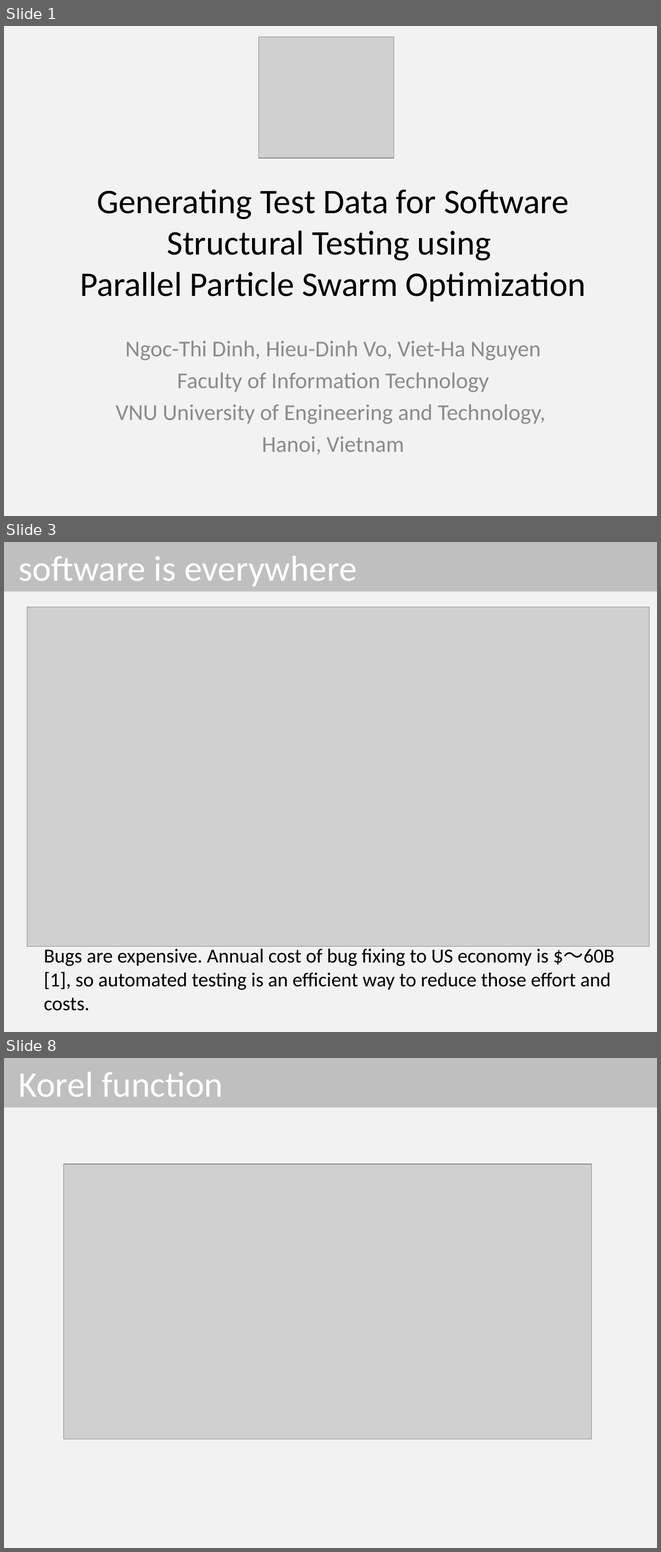
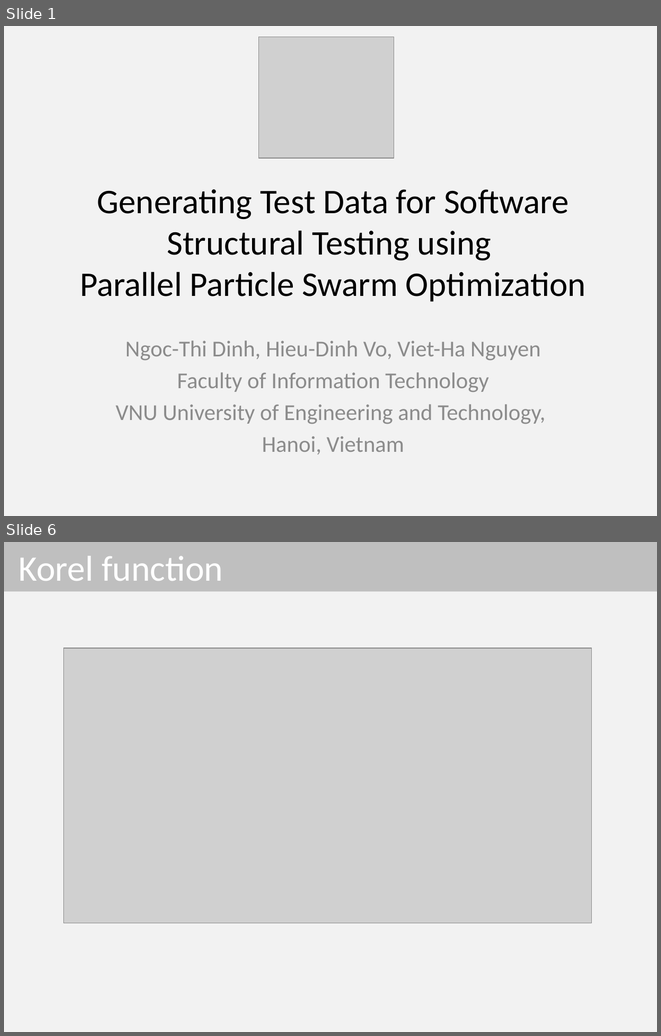
Before and after one commit to dinhngocthi/GAsource, a slide deck: CFT4CUnitSrc/src/report/PPSO_Presentation.pptx. Shown one above the other, each under a label of ours: slides 1, 3 and 8 before the commit, slides 1 and 6 after it; the slides between them are not shown. The pictures are 661x1552 and 661x1036 pixels, drawn with LibreOffice and Linux fonts; fonts in the diff are those of the drawing; grey boxes stand for pictures. Boxes give left, top, right and bottom in pixels: in the first picture for what was removed or moved away, otherwise in the second. Text is boxed around its words. In the diff, an @@ line names an element or a change of style, - is before the commit and + after.

```diff
--- a/CFT4CUnitSrc/src/report/PPSO_Presentation.pptx
+++ b/CFT4CUnitSrc/src/report/PPSO_Presentation.pptx
@@ slide 3 removed at <box>4,542,657,1032</box>, background #F2F2F2 @@
@@ title removed at <box>4,542,657,592</box> @@
-software is everywhere
@@ picture removed at <box>27,607,649,946</box> @@
@@ text removed at <box>44,946,615,1011</box> @@
-Bugs are expensive. Annual cost of bug fixing to US economy is $～60B [1], so automated testing is an efficient way to reduce those effort and costs.
@@ what was slide 8 is now slide 6 @@
```
Also in this commit, not shown: 3 slides changed, 2 slides added, 3 other slides removed, 1 other file.
